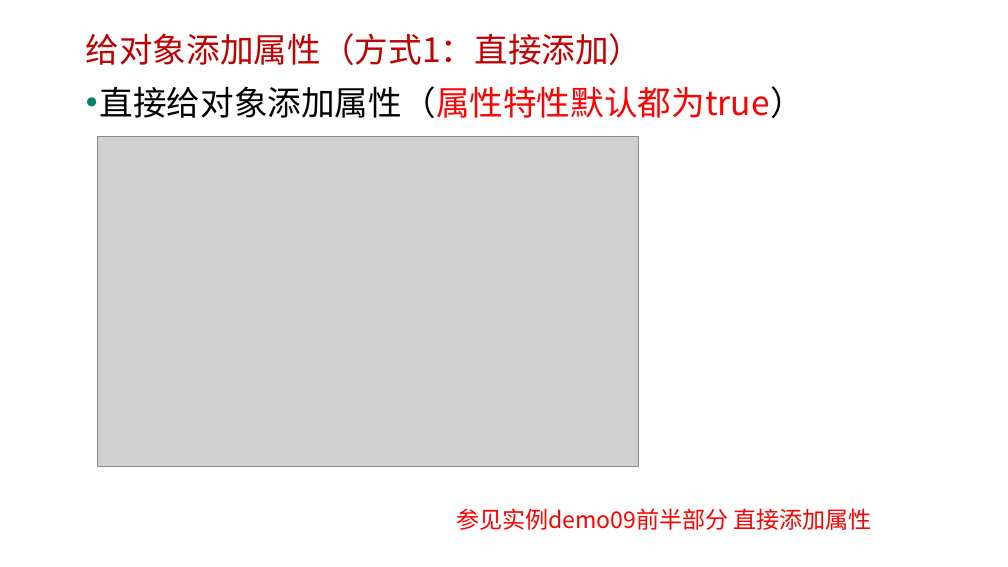
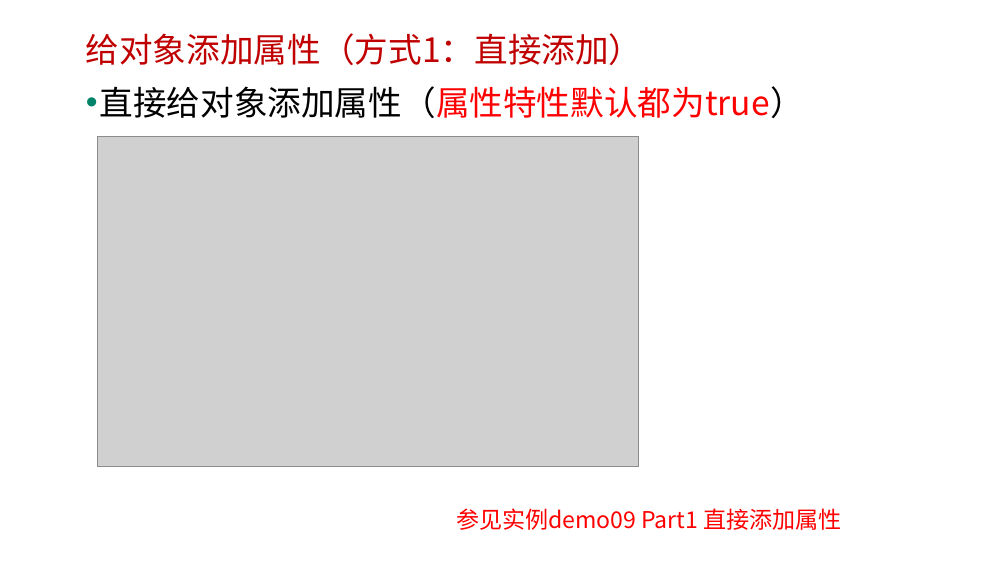
Before and after one commit to edu2act/course-javascript-advanced, a slide deck: slide 21 of 课程PPT/06.JavaScript对象.pptx. Drawn at 1008x567 pixels with LibreOffice and Linux fonts; fonts in the diff are those of the drawing; grey boxes stand for pictures; background and template pictures are left out. Boxes give left, top, right and bottom in pixels: in the first picture for what was removed or moved away, otherwise in the second. Text is boxed around its words. In the diff, an @@ line names an element or a change of style, - is before the commit and + after.

```diff
--- a/课程PPT/06.JavaScript对象.pptx
+++ b/课程PPT/06.JavaScript对象.pptx
@@ text at box(456, 508, 841, 530): text changed @@
-参见实例demo09前半部分 直接添加属性
+参见实例demo09 Part1 直接添加属性
```
Also in this commit, not shown: 7 other slides changed, 2 slides added, 10 other files.
